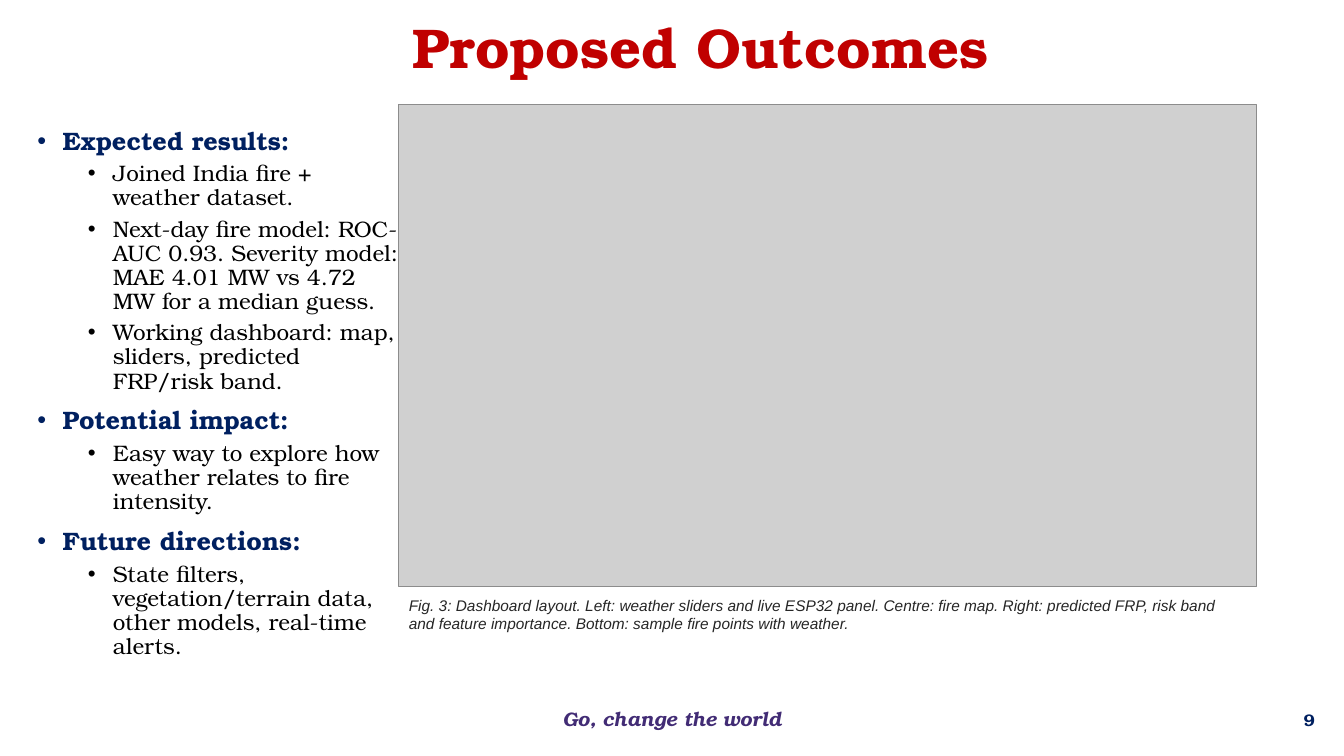
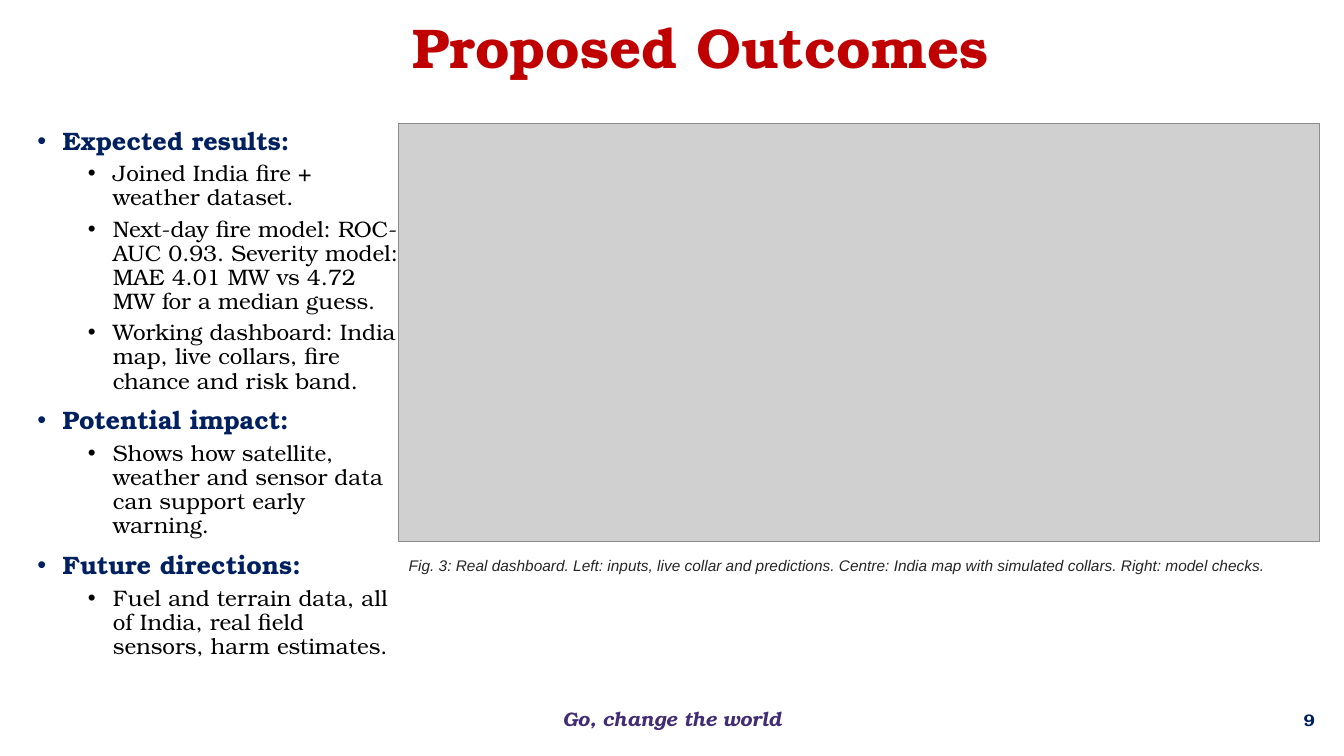
Before and after one commit to bnsama29-cloud/wildfire-estimation-evs, a slide deck: slide 9 of docs/EL_Phase1_Wildfire.pptx. Drawn at 1344x756 pixels with LibreOffice and Linux fonts; fonts in the diff are those of the drawing; grey boxes stand for pictures; background and template pictures are left out. Boxes give left, top, right and bottom in pixels: in the first picture for what was removed or moved away, otherwise in the second. Text is boxed around its words. In the diff, an @@ line names an element or a change of style, - is before the commit and + after.

```diff
--- a/docs/EL_Phase1_Wildfire.pptx
+++ b/docs/EL_Phase1_Wildfire.pptx
@@ picture resized from (x1=399, y1=105, x2=1257, y2=587) to (x1=399, y1=123, x2=1320, y2=541) @@
@@ text at (x1=113, y1=324, x2=396, y2=390): text changed @@
-  • Working dashboard: map, sliders, predicted FRP/risk band.
+  • Working dashboard: India map, live collars, fire chance and risk band.
@@ text at (x1=113, y1=445, x2=383, y2=539): text changed @@
-  • Easy way to explore how weather relates to fire intensity.
+  • Shows how satellite, weather and sensor data can support early warning.
@@ text at (x1=409, y1=560, x2=1264, y2=575): text changed @@
-Fig. 3: Dashboard layout. Left: weather sliders and live ESP32 panel. Centre: fire map. Right: predicted FRP, risk band and feature importance. Bottom: sample fire points with weather.
+Fig. 3: Real dashboard. Left: inputs, live collar and predictions. Centre: India map with simulated collars. Right: model checks.
@@ text at (x1=113, y1=590, x2=388, y2=656): text changed @@
-  • State filters, vegetation/terrain data, other models, real-time alerts.
+  • Fuel and terrain data, all of India, real field sensors, harm estimates.
```
Also in this commit, not shown: 6 other slides changed, 3 slides added, 13 other files.
